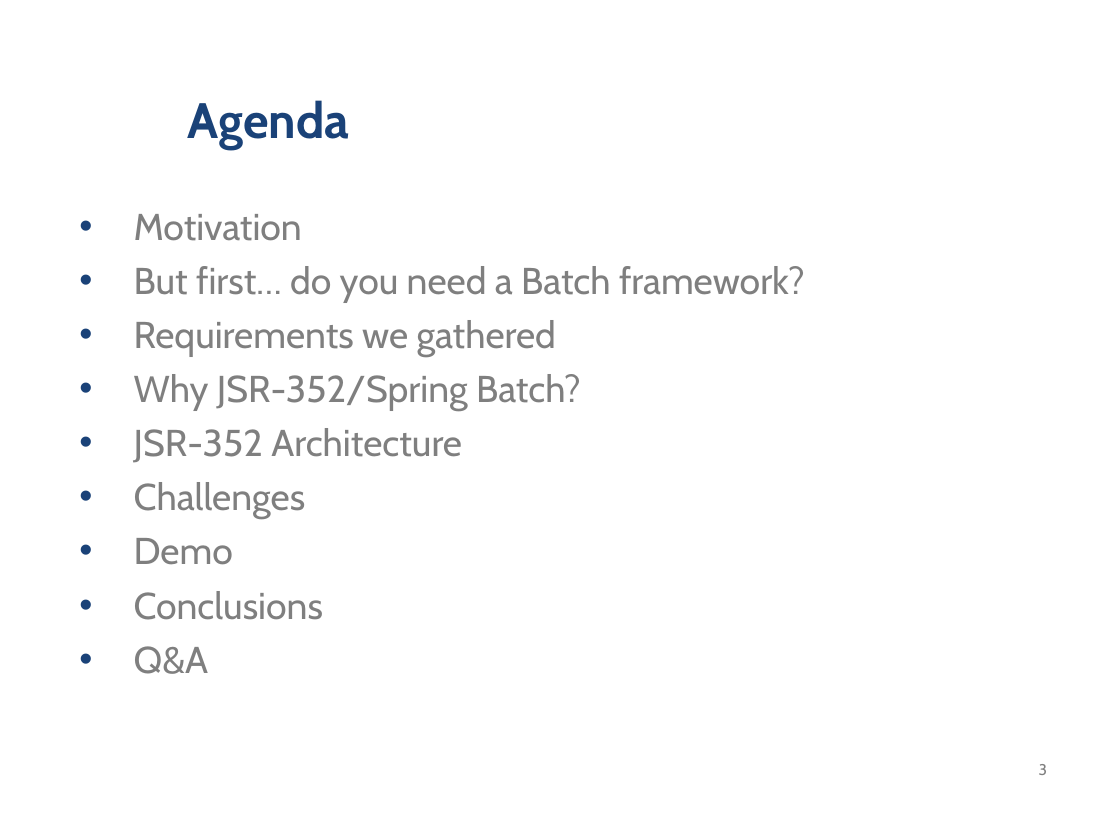
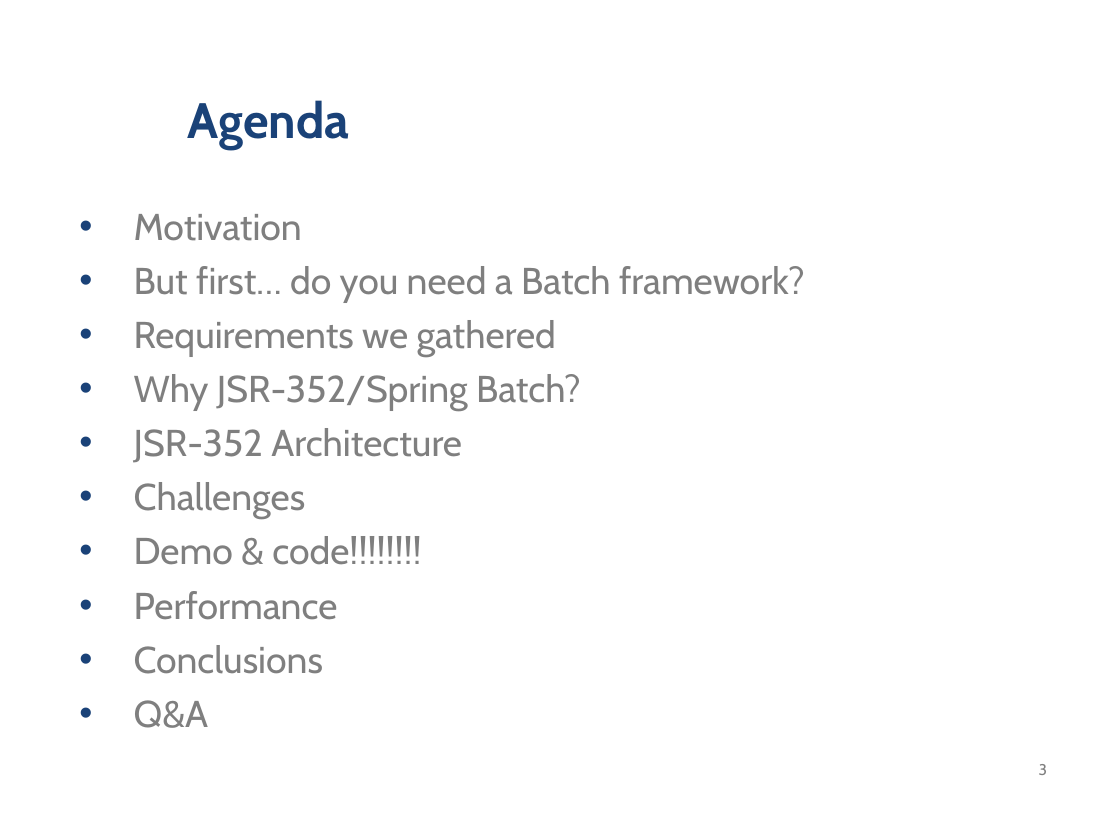
Before and after one commit to cegeka/batchers, a slide deck: slide 3 of Demo Spring Batch.pptx. Drawn at 1120x840 pixels with LibreOffice and Linux fonts; fonts in the diff are those of the drawing; background and template pictures are left out. Boxes give left, top, right and bottom in pixels: in the first picture for what was removed or moved away, otherwise in the second. Text is boxed around its words. In the diff, an @@ line names an element or a change of style, - is before the commit and + after.

Commit message:
Added Demo Presentation

```diff
--- a/Demo Spring Batch.pptx
+++ b/Demo Spring Batch.pptx
@@ text at [134, 536, 421, 620]: text changed @@
-• Demo
+• Demo & code!!!!!!!!
+• Performance
```
Also in this commit, not shown: 1 slide added.
